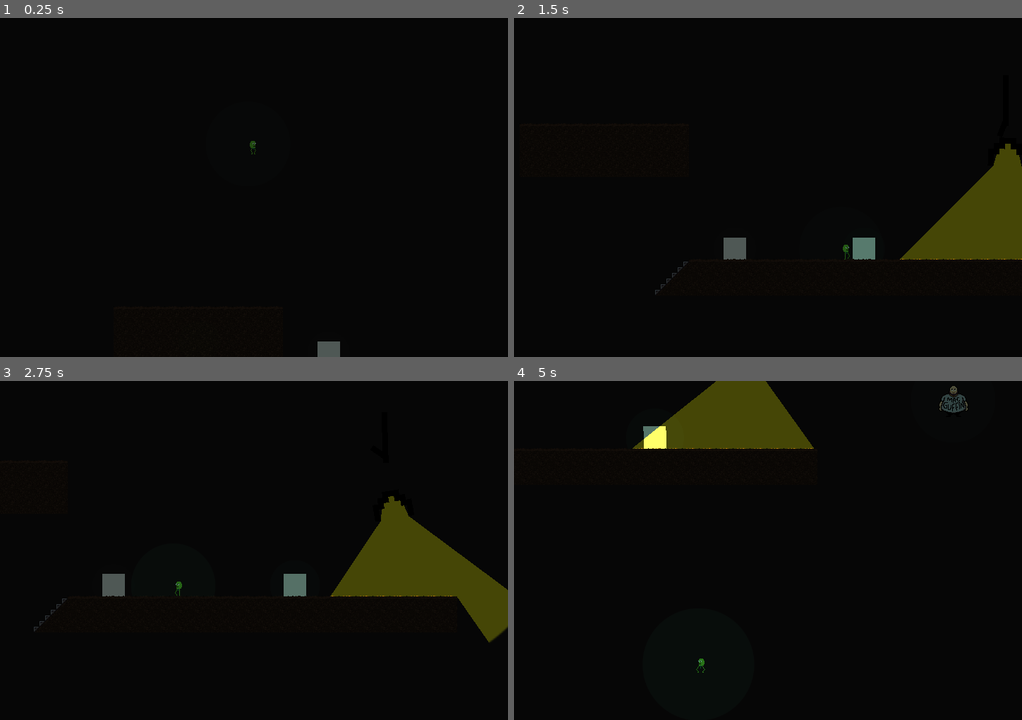
Above: before the commit, frames 1-4 (two rows, left to right).
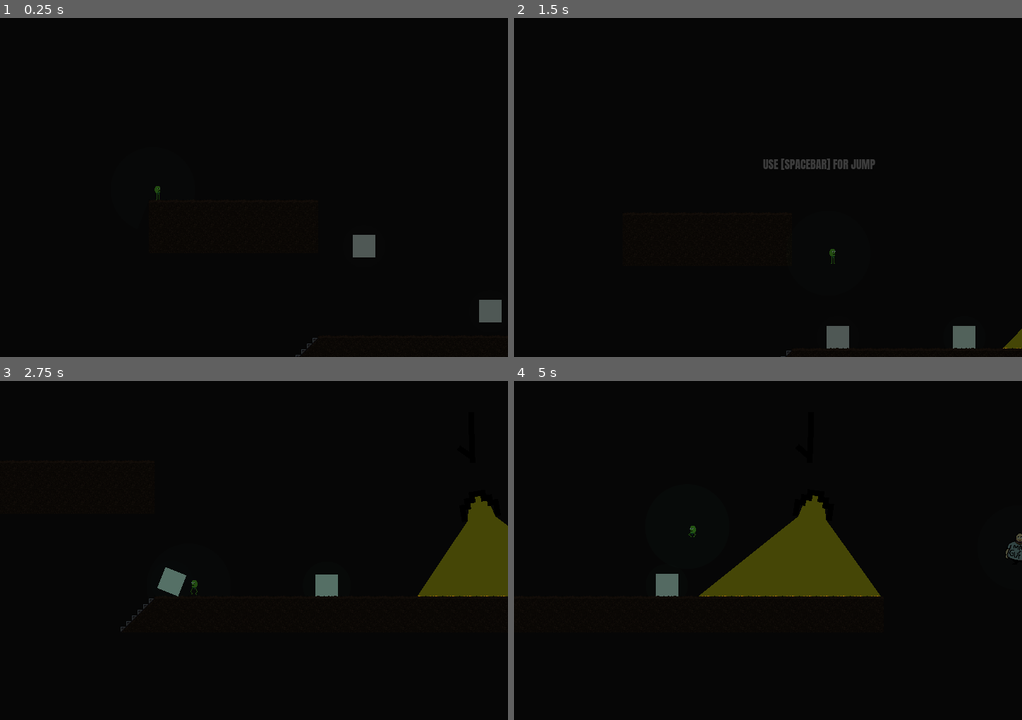
Above: after the commit, the same moments.

Repository: ToastedBrains/glow-me
Game: Godot game, scene res://src/levels/level_test/level_test.tscn
The game is run twice, just before and just after one commit, with the same random seed, the same clock (stepped at 60 frames per second) and the same inputs.
Inputs:
- Up to frame 1 (0.25 s): no input
- Up to frame 2 (1.5 s): tap Enter (ui_accept) at 0.5, 0.77 s; hold Right (ui_right) from 0.53 s (still down)
- Up to frame 3 (2.75 s): tap Enter (ui_accept) at 1.52 s; release Right (ui_right) at 2.03 s; hold Left (ui_left) from 2.03 s (still down)
- Up to frame 4 (5 s): release Left (ui_left) at 2.78 s; hold Right (ui_right) 2.78-4.28 s; tap Enter (ui_accept) at 3.02, 3.77, 4.52 s; hold Left (ui_left) from 4.28 s (still down)

The runs differ from the first frame. In frame 1, 0.9% of the frame differs, in the area x 30-99%, y 36-100%; in frame 2, 6.1%; in frame 3, 7.5%; in frame 4, 10%, in the area x 23-100%, y 0-87%.

Commit message:
Ingame help text node.

Diff:
--- a/src/levels/level_test/level_test.tscn
+++ b/src/levels/level_test/level_test.tscn
@@ -1,10 +1,11 @@
-[gd_scene load_steps=7 format=3 uid="uid://doaaa6dtmftvc"]
+[gd_scene load_steps=8 format=3 uid="uid://doaaa6dtmftvc"]
 
 [ext_resource type="Script" path="res://src/levels/level_test/level_test.gd" id="1_db2ce"]
 [ext_resource type="PackedScene" uid="uid://cb0j6v8shsd03" path="res://src/player/player.tscn" id="2_t68i8"]
 [ext_resource type="PackedScene" uid="uid://bd6ap5yupeorx" path="res://src/items/lamp.tscn" id="3_dlo0i"]
 [ext_resource type="PackedScene" uid="uid://c888flckfoxan" path="res://src/phosphorescents/rigid_body_2d.tscn" id="5_peisi"]
 [ext_resource type="PackedScene" uid="uid://dgrb7nf2vffa" path="res://src/items/mac_guffin.tscn" id="6_qpmsr"]
+[ext_resource type="PackedScene" uid="uid://m5mq8s0rddw3" path="res://src/ui/in_game_texts/in_game_text.tscn" id="7_vh6nd"]
 [ext_resource type="PackedScene" uid="uid://bsam6lw3hekao" path="res://src/levels/tiles/tiles.tscn" id="7_wca6w"]
 
 [node name="LevelTest" type="Node"]
@@ -29,7 +30,7 @@
 layer_2/z_index = 2
 
 [node name="Player" parent="." instance=ExtResource("2_t68i8")]
-position = Vector2(198, -167)
+position = Vector2(13, 80)
 
 [node name="CanvasModulate" type="CanvasModulate" parent="."]
 color = Color(0, 0, 0, 1)
@@ -41,6 +42,7 @@
 position = Vector2(305, 130)
 
 [node name="RigidBody2D2" parent="." instance=ExtResource("5_peisi")]
+visible = false
 position = Vector2(122, 115)
 
 [node name="RigidBody2D3" parent="." instance=ExtResource("5_peisi")]
@@ -48,3 +50,11 @@
 
 [node name="MacGuffin" parent="." instance=ExtResource("6_qpmsr")]
 position = Vector2(985, 216)
+
+[node name="InGameText" parent="." instance=ExtResource("7_vh6nd")]
+position = Vector2(39, 13)
+text = "Use ←/→, Q/D or X/X  to move"
+
+[node name="InGameText2" parent="." instance=ExtResource("7_vh6nd")]
+position = Vector2(199, 14)
+text = "Use [Spacebar] for jump"
--- /dev/null
+++ b/src/ui/in_game_texts/in_game_text.gd
@@ -0,0 +1,26 @@
+extends Area2D
+
+@export var text = ""
+
+func set_text(text: String) -> void:
+	$FloatingText.text = text
+
+func _ready():
+	set_text(text)
+	#set_text("Use ←/→, Q/D or X/X  to move\n[Spacebar] for jump")
+	#$AnimationPlayer.play("show")
+
+
+# Called every frame. 'delta' is the elapsed time since the previous frame.
+func _process(delta):
+	pass
+
+
+func _on_body_entered(body):
+	if body is CharacterBody2D:
+		$AnimationPlayer.play("show")
+
+
+func _on_body_exited(body):
+	if body is CharacterBody2D:
+		$AnimationPlayer.play("hide")
--- /dev/null
+++ b/src/ui/in_game_texts/in_game_text.tscn
@@ -0,0 +1,122 @@
+[gd_scene load_steps=8 format=3 uid="uid://m5mq8s0rddw3"]
+
+[ext_resource type="Script" path="res://src/ui/in_game_texts/in_game_text.gd" id="1_5asi3"]
+[ext_resource type="FontFile" uid="uid://cc0tw4kvqmrrp" path="res://assets/fonts/Anton-Regular.ttf" id="1_5688p"]
+
+[sub_resource type="RectangleShape2D" id="RectangleShape2D_nn7fi"]
+size = Vector2(40, 80)
+
+[sub_resource type="Animation" id="Animation_0qr3r"]
+resource_name = "show"
+length = 1.5
+tracks/0/type = "value"
+tracks/0/imported = false
+tracks/0/enabled = true
+tracks/0/path = NodePath("FloatingText:modulate")
+tracks/0/interp = 1
+tracks/0/loop_wrap = true
+tracks/0/keys = {
+"times": PackedFloat32Array(0.5, 1.5),
+"transitions": PackedFloat32Array(1, 1),
+"update": 0,
+"values": [Color(1, 1, 1, 0), Color(1, 1, 1, 1)]
+}
+tracks/1/type = "value"
+tracks/1/imported = false
+tracks/1/enabled = true
+tracks/1/path = NodePath("FloatingText:position")
+tracks/1/interp = 1
+tracks/1/loop_wrap = true
+tracks/1/keys = {
+"times": PackedFloat32Array(0, 1),
+"transitions": PackedFloat32Array(1, 1),
+"update": 0,
+"values": [Vector2(0, -20), Vector2(0, 0)]
+}
+
+[sub_resource type="Animation" id="Animation_hvslw"]
+length = 0.001
+tracks/0/type = "value"
+tracks/0/imported = false
+tracks/0/enabled = true
+tracks/0/path = NodePath("FloatingText:modulate")
+tracks/0/interp = 1
+tracks/0/loop_wrap = true
+tracks/0/keys = {
+"times": PackedFloat32Array(0),
+"transitions": PackedFloat32Array(1),
+"update": 0,
+"values": [Color(1, 1, 1, 0)]
+}
+tracks/1/type = "value"
+tracks/1/imported = false
+tracks/1/enabled = true
+tracks/1/path = NodePath("FloatingText:position")
+tracks/1/interp = 1
+tracks/1/loop_wrap = true
+tracks/1/keys = {
+"times": PackedFloat32Array(0),
+"transitions": PackedFloat32Array(1),
+"update": 0,
+"values": [Vector2(0, -20)]
+}
+
+[sub_resource type="Animation" id="Animation_rmymt"]
+resource_name = "hide"
+length = 1.5
+tracks/0/type = "value"
+tracks/0/imported = false
+tracks/0/enabled = true
+tracks/0/path = NodePath("FloatingText:position")
+tracks/0/interp = 1
+tracks/0/loop_wrap = true
+tracks/0/keys = {
+"times": PackedFloat32Array(0, 1),
+"transitions": PackedFloat32Array(1, 1),
+"update": 0,
+"values": [Vector2(0, 0), Vector2(0, -20)]
+}
+tracks/1/type = "value"
+tracks/1/imported = false
+tracks/1/enabled = true
+tracks/1/path = NodePath("FloatingText:modulate")
+tracks/1/interp = 1
+tracks/1/loop_wrap = true
+tracks/1/keys = {
+"times": PackedFloat32Array(0, 0.5),
+"transitions": PackedFloat32Array(1, 1),
+"update": 0,
+"values": [Color(1, 1, 1, 1), Color(1, 1, 1, 0)]
+}
+
+[sub_resource type="AnimationLibrary" id="AnimationLibrary_fwche"]
+_data = {
+"RESET": SubResource("Animation_hvslw"),
+"hide": SubResource("Animation_rmymt"),
+"show": SubResource("Animation_0qr3r")
+}
+
+[node name="InGameText" type="Area2D"]
+script = ExtResource("1_5asi3")
+
+[node name="CollisionShape2D" type="CollisionShape2D" parent="."]
+position = Vector2(20, 40)
+shape = SubResource("RectangleShape2D_nn7fi")
+
+[node name="FloatingText" type="Label" parent="."]
+modulate = Color(1, 1, 1, 0)
+offset_top = -20.0
+offset_right = 40.0
+offset_bottom = 5.0
+theme_override_constants/line_spacing = -5
+theme_override_fonts/font = ExtResource("1_5688p")
+theme_override_font_sizes/font_size = 16
+uppercase = true
+
+[node name="AnimationPlayer" type="AnimationPlayer" parent="."]
+libraries = {
+"": SubResource("AnimationLibrary_fwche")
+}
+
+[connection signal="body_entered" from="." to="." method="_on_body_entered"]
+[connection signal="body_exited" from="." to="." method="_on_body_exited"]
Binary file added: assets/fonts/Anton-Regular.ttf
Not shown, added: assets/fonts/Anton-Regular.ttf.import
Binary file added: assets/fonts/Lato-Bold.ttf
Not shown, added: assets/fonts/Lato-Bold.ttf.import
Binary file added: assets/fonts/Oswald-VariableFont_wght.ttf
Not shown, added: assets/fonts/Oswald-VariableFont_wght.ttf.import
Binary file added: assets/fonts/Urbanist-Black.ttf
Not shown, added: assets/fonts/Urbanist-Black.ttf.import
